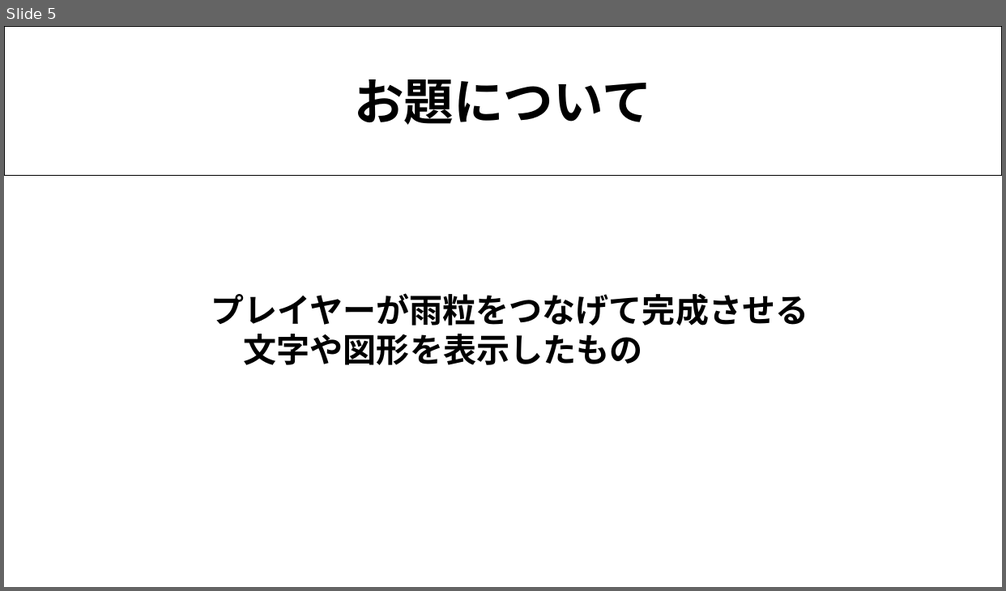
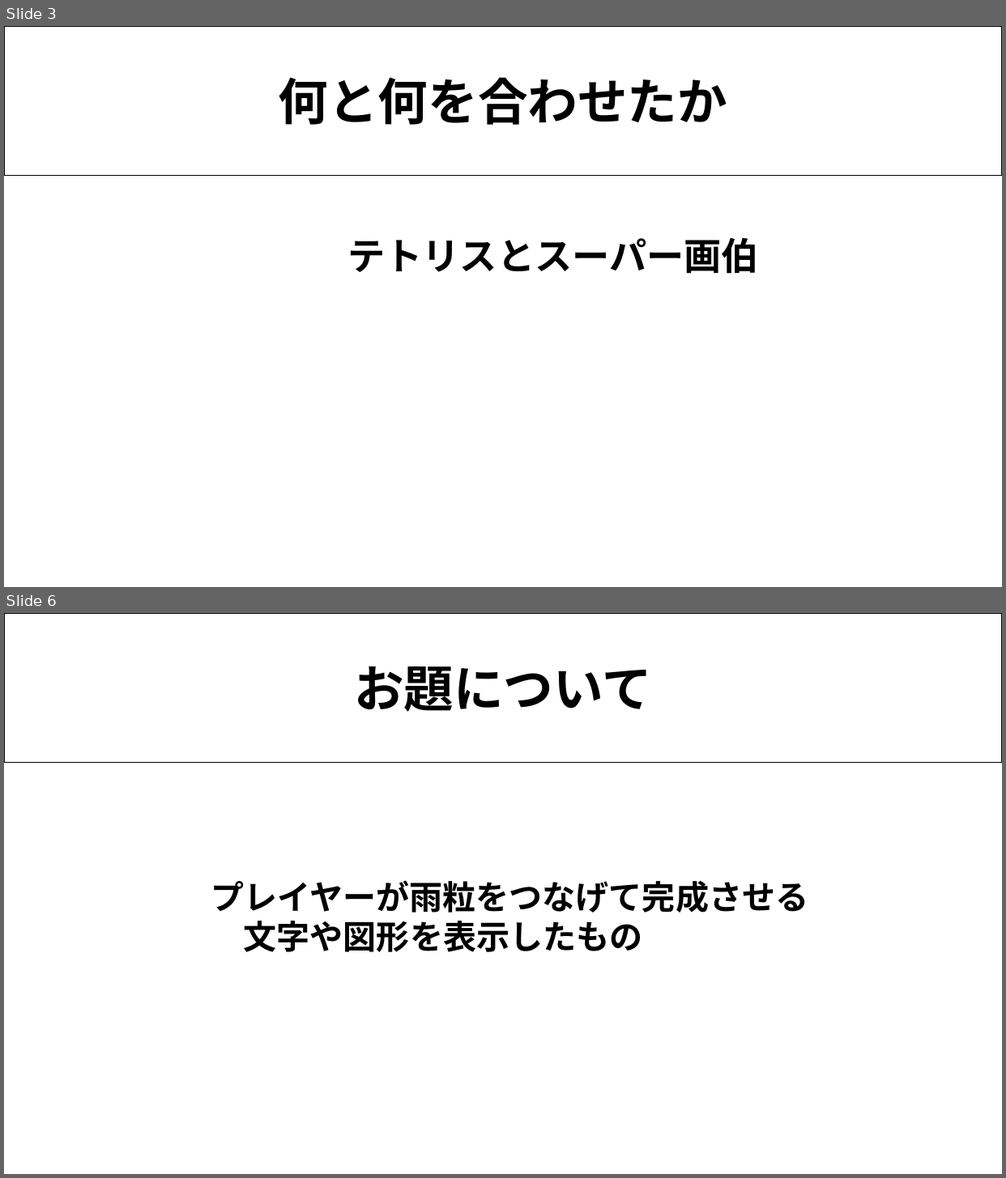
Before and after one commit to 2025Game/12Yamamoto, a slide deck: 3DLV3/Plam/雨粒を使って描く.pptx. Shown one above the other, each under a label of ours: slide 5 before the commit, slides 3 and 6 after it; the slides between them are not shown. The pictures are 1006x591 and 1006x1178 pixels, drawn with LibreOffice and Linux fonts; fonts in the diff are those of the drawing. Boxes give left, top, right and bottom in pixels: in the first picture for what was removed or moved away, otherwise in the second. Text is boxed around its words. In the diff, an @@ line names an element or a change of style, - is before the commit and + after.

```diff
--- a/3DLV3/Plam/雨粒を使って描く.pptx
+++ b/3DLV3/Plam/雨粒を使って描く.pptx
@@ slide 3 added at (4, 26, 1002, 587), background #FFFFFF @@
@@ rectangle added at (4, 26, 1002, 176), fill #FFFFFF, outline #000000 1 pt, 48 pt, text #000000, bold @@
+何と何を合わせたか
@@ rectangle added at (202, 204, 906, 420), fill #FFFFFF, outline #FFFFFF 1 pt, 36 pt, text #000000, bold @@
+テトリスとスーパー画伯
@@ what was slide 5 is now slide 6 @@
```
Also in this commit, not shown: 11 slides changed, 2 other slides added, 1 slide removed, 11 other files.
